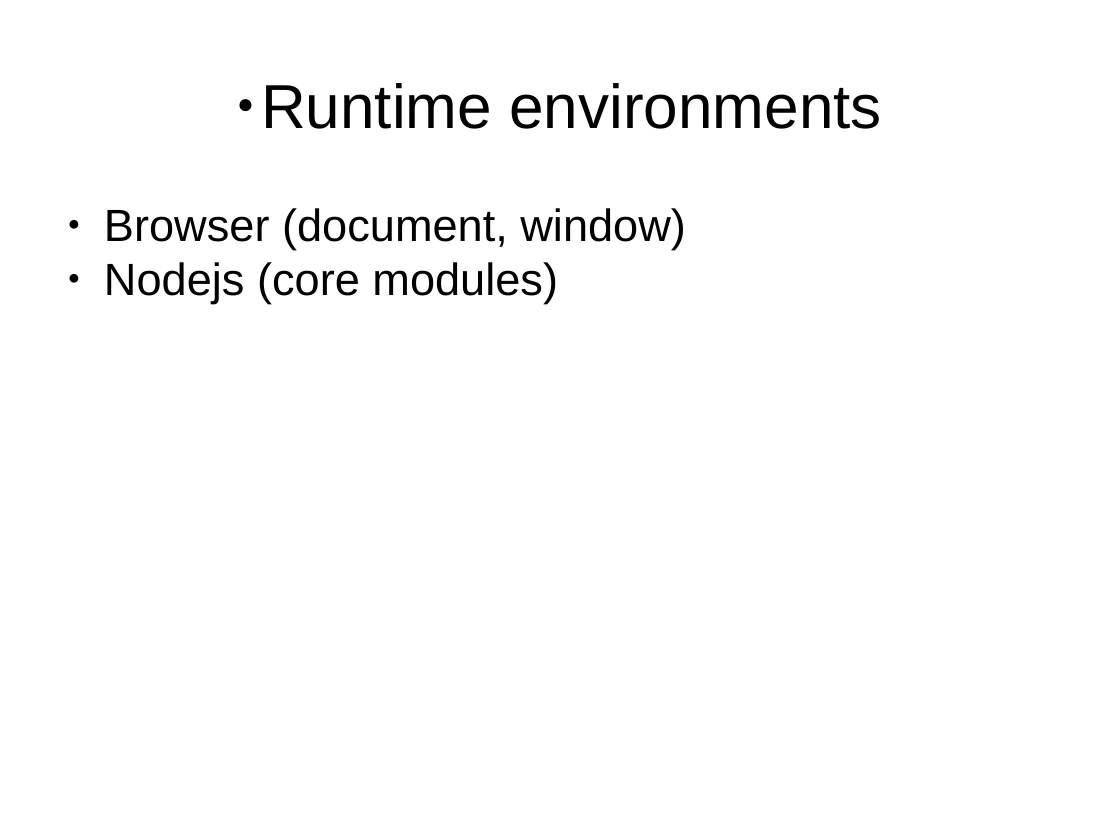
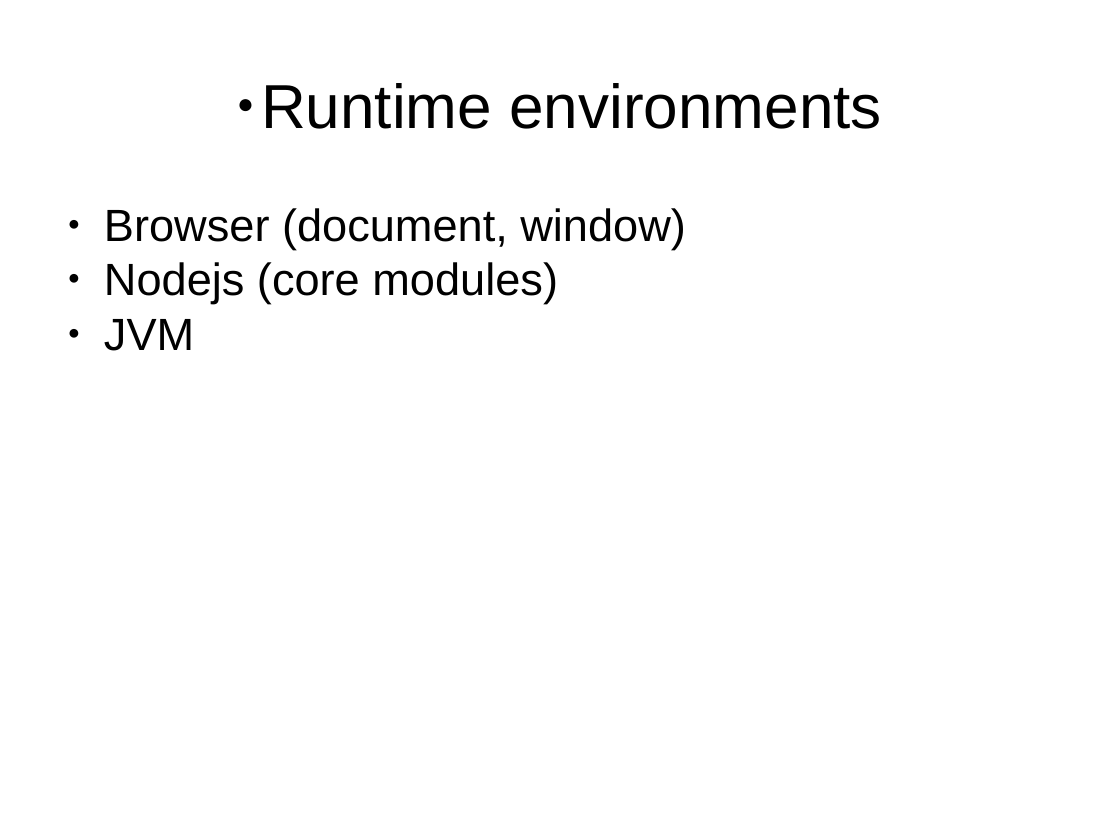
Before and after one commit to acouette/FormationJS, a slide deck: slide 4 of pres.pptx. Drawn at 1120x840 pixels with LibreOffice and Linux fonts; fonts in the diff are those of the drawing. Boxes give left, top, right and bottom in pixels: in the first picture for what was removed or moved away, otherwise in the second. Text is boxed around its words. In the diff, an @@ line names an element or a change of style, - is before the commit and + after.

```diff
--- a/pres.pptx
+++ b/pres.pptx
@@ text at <box>104,319,194,351</box>: paragraph added @@
+● JVM
```
Also in this commit, not shown: 4 other slides changed, 2 slides added, 2 slides removed, 2 other files.
